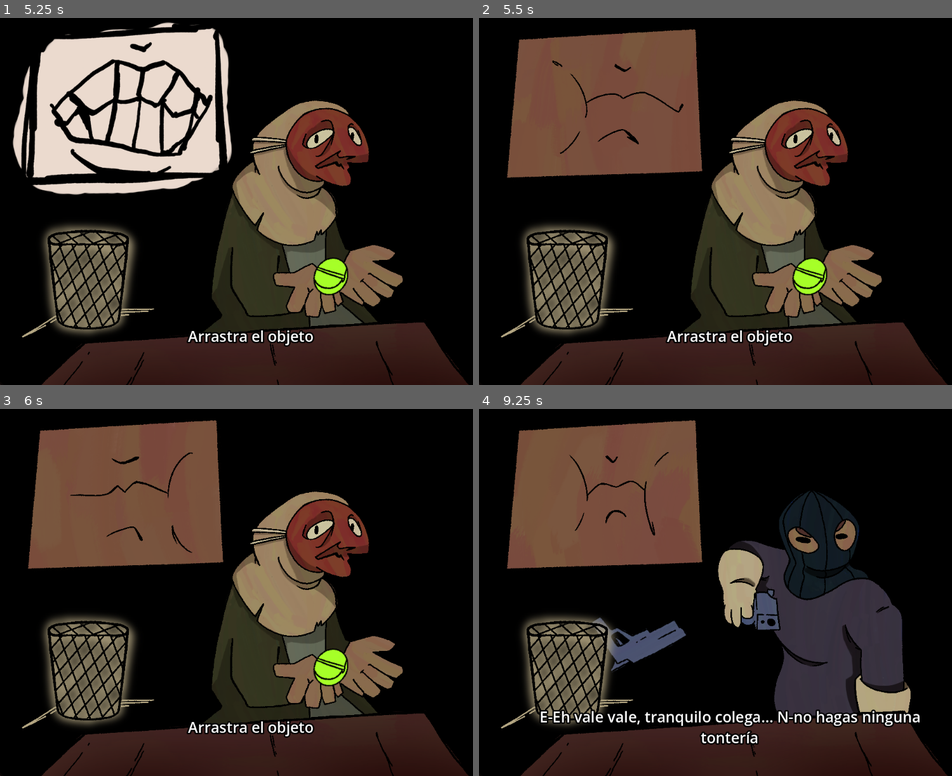
Above: before the commit, frames 1-4 (two rows, left to right).
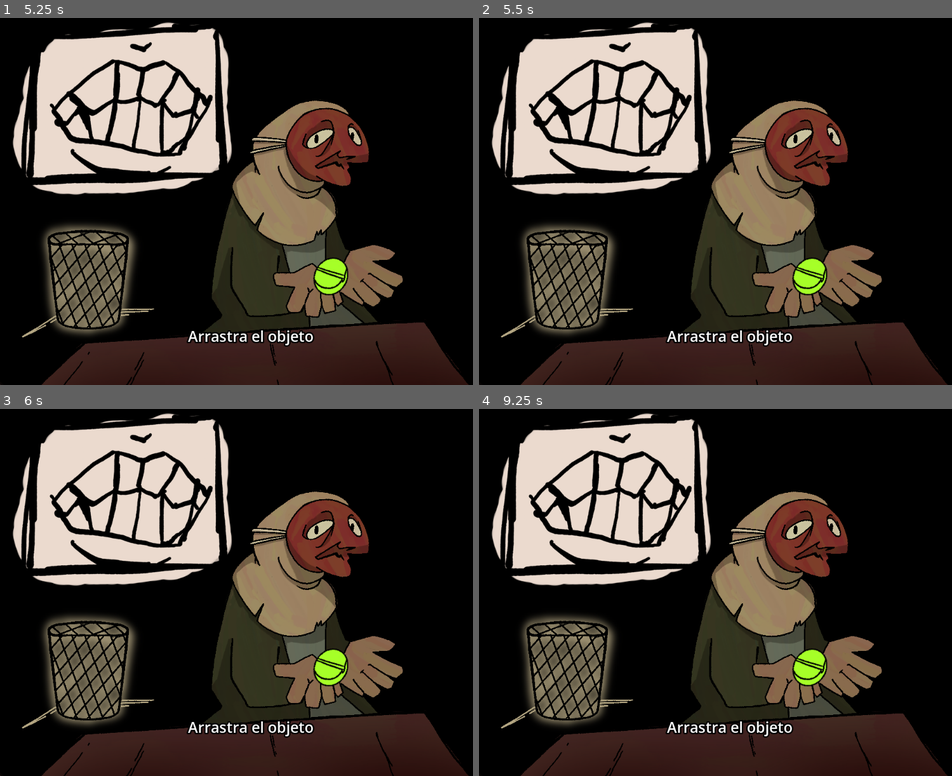
Above: after the commit, the same moments.

Repository: egomez-g/mascar-a
Game: Godot game, scene res://main.tscn
Same seed, same stepped clock (60 frames per second), same inputs: the game is played once before the commit and once after it. The engine's default icon, where the game draws it, is replaced by a stand-in: a white triangle on a blue panel in a dark square.
Inputs (mouse positions are in pixels of both pictures, inside the frame that each line leads up to):
- Up to frame 1 (5.25 s): tap Enter at 0.5, 3.5, 5 s; move the mouse to (331, 278) at 0.52 s; click (331, 278) at 0.6 s; tap A (tecla_a) at 0.8, 1.35, 2.3, 2.85, 3.8, 4.35 s; move the mouse to (245, 241) at 1.27 s; click (245, 241) at 1.55 s; move the mouse to (302, 109) at 2.02 s; click (302, 109) at 2.1 s; tap Space at 2.75, 4.25 s; move the mouse to (227, 271) at 2.77 s; click (227, 271) at 3.05 s; move the mouse to (406, 252) at 3.52 s; click (406, 252) at 3.6 s; move the mouse to (99, 139) at 4.27 s; click (99, 139) at 4.55 s; move the mouse to (279, 194) at 5.02 s; click (279, 194) at 5.1 s
- Up to frame 2 (5.5 s): tap A (tecla_a) at 5.3 s
- Up to frame 3 (6 s): tap Space at 5.75 s; move the mouse to (179, 489) at 5.77 s; tap A (tecla_a) at 5.85 s
- Up to frame 4 (9.25 s): click (658, 489) at 6.05 s; move the mouse to (843, 566) at 6.52 s; click (843, 566) at 6.6 s; tap A (tecla_a) at 6.8, 7.35, 8.3, 8.85 s; move the mouse to (630, 603) at 7.27 s; click (630, 603) at 7.55 s; move the mouse to (781, 500) at 8.02 s; click (781, 500) at 8.1 s; move the mouse to (706, 662) at 8.77 s; click (706, 662) at 9.05 s

Frame 1 is identical in both runs. In frame 2, 17% of the frame differs, in the area x 2-49%, y 1-49%; in frame 3, 17%; in frame 4, 41%, in the area x 2-94%, y 1-92%.
Error before the commit: Invalid access to property or key 'global_position' on a base object of type 'null instance'. (res://arrastrar.gd:33)
Error after the commit: Invalid access to property or key 'global_position' on a base object of type 'Nil'. (res://arrastrar.gd:35)

Commit message:
progress

Diff:
--- a/arrastrar.gd
+++ b/arrastrar.gd
@@ -4,10 +4,12 @@
 var selected:bool = false
 var ini_pos:Vector2
 var true_pos:Vector2
-var polla = 0
 var pos_raton = Vector2(0, 0)
-@onready var boca = get_node("../../boca/pos_boca")
-@onready var basura = get_node("../../basura/pos_basura")
+signal OnTrash
+signal OnMouth
+
+@export var boca: Node2D
+@export var basura: Node2D
 
 
 func _ready():
@@ -33,8 +35,10 @@
 	var dist_boca = get_global_mouse_position() - boca.global_position
 	var dist_basura = get_global_mouse_position() - basura.global_position
 	if dist_boca.x < 200 and dist_boca.y < 200:
+		OnMouth.emit()
 		print("boca")
 	elif dist_basura.x < 200 and dist_basura.y < 200:
 		print ("basura")
+		OnTrash.emit()
 	else:
 		global_position = ini_pos
--- a/main.tscn
+++ b/main.tscn
@@ -206,6 +206,7 @@
 texture = ExtResource("5_4c57u")
 
 [node name="spriteObjeto" type="Sprite2D" parent="ladron" unique_id=1912154483]
+visible = false
 modulate = Color(1, 1, 1, 0)
 texture = ExtResource("8_dg77c")
 script = ExtResource("6_272bh")
--- a/scripts/main.gd
+++ b/scripts/main.gd
@@ -22,6 +22,8 @@
 
 @onready var shader = $shader2
 @onready var zonaTexto = $zonaTexto
+
+var currentGrab : objeto_sprite
 
 var textoVieja := [
 	"Dialogo intro: P-p-perdona joven… Ne-necesito tu ayuda",
@@ -67,6 +69,7 @@
 	if estado == Estados.INICIO:
 		personajes[personajes_i].get_node("AnimationPlayer").play("appear")
 		personajes[personajes_i].get_node("./spriteObjeto/AnimationPlayer").play("appear")
+		currentGrab = personajes[personajes_i].find_child("spriteObjeto") as objeto_sprite
 		estado = Estados.HABLANDO
 	elif estado == Estados.HABLANDO:
 		if text_i < textos[personajes_i].size():
@@ -76,9 +79,9 @@
 			if personajes_i == 0:
 				zonaTexto.text = "Arrastra el objeto"
 			shader.mouse_filter = Control.MOUSE_FILTER_IGNORE
-			mascarMiniGame.Initialize(pasos_personajes[personajes_i])
-			estado = Estados.MASCAR
-			mascarMiniGame.StepsEnded.connect(OnMascarEnded)
+			currentGrab.OnMouth.connect(OnObjetoArrastradoBoca)
+			currentGrab.OnTrash.connect(OnObjetoArrastradoTrash)
+
 	elif estado == Estados.SIGUIENTE_PJ:
 		print(personajes.size())
 		print(personajes_i)
@@ -90,8 +93,27 @@
 		mascarMiniGame.next()
 
 func OnMascarEnded():
-	estado = Estados.SIGUIENTE_PJ
 	personajes[personajes_i].get_node("AnimationPlayer").play("disappear")
 	mascarMiniGame.StepsEnded.disconnect(OnMascarEnded)
+	GoNextPersonaje()
+
+func  OnObjetoArrastradoTrash():
+	currentGrab.OnTrash.disconnect(OnObjetoArrastradoTrash)
+	currentGrab.OnMouth.disconnect(OnObjetoArrastradoBoca)
+	GoNextPersonaje()
+
+func  OnObjetoArrastradoBoca():
+	currentGrab.OnTrash.disconnect(OnObjetoArrastradoTrash)
+	currentGrab.OnMouth.disconnect(OnObjetoArrastradoBoca)
+	GoEstadoMascar()
+
+func GoEstadoMascar():
+	mascarMiniGame.Initialize(pasos_personajes[personajes_i])
+	estado = Estados.MASCAR
+	mascarMiniGame.StepsEnded.connect(OnMascarEnded)
+
+func GoNextPersonaje():
+	estado = Estados.SIGUIENTE_PJ
 	personajes_i += 1
 	text_i = 0
+	currentGrab = personajes[personajes_i].find_child("spriteObjeto") as objeto_sprite
